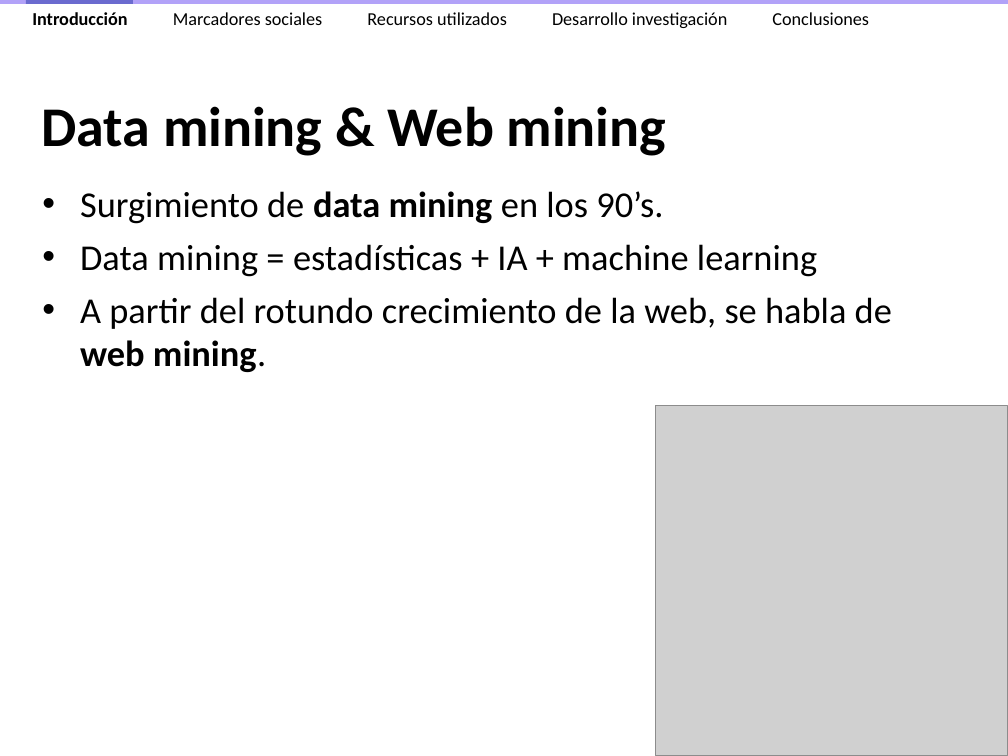
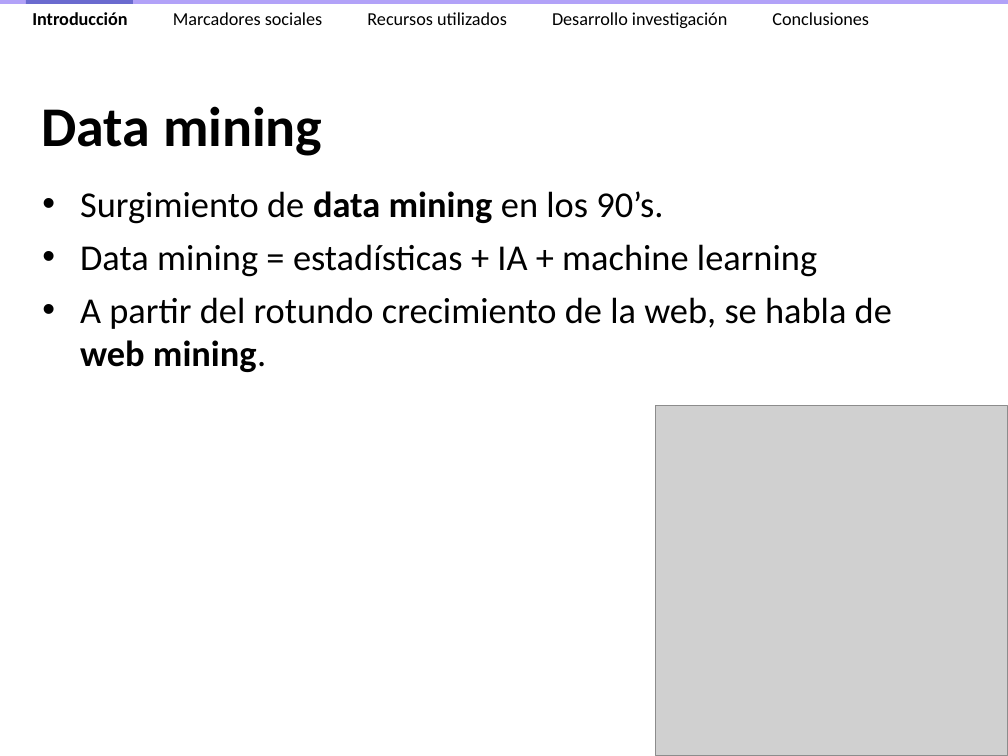
Before and after one commit to ak907kenai/nicotournetesis, a slide deck: slide 6 of docs_trunk/Presentación/Nicolás Tourné - Presentación Tesis (v2.4).ppt (slide 7 before the commit). Drawn at 1008x756 pixels with LibreOffice and Linux fonts; fonts in the diff are those of the drawing; grey boxes stand for pictures. Boxes give left, top, right and bottom in pixels: in the first picture for what was removed or moved away, otherwise in the second. Text is boxed around its words. In the diff, an @@ line names an element or a change of style, - is before the commit and + after.

```diff
--- a/docs_trunk/Presentación/Nicolás Tourné - Presentación Tesis (v2.4).ppt
+++ b/docs_trunk/Presentación/Nicolás Tourné - Presentación Tesis (v2.4).ppt
@@ title at box(42, 106, 322, 156): text changed @@
-Data mining & Web mining
+Data mining
```
Also in this commit, not shown: 17 other slides changed, 2 slides added, 9 slides removed, 1 other file.
